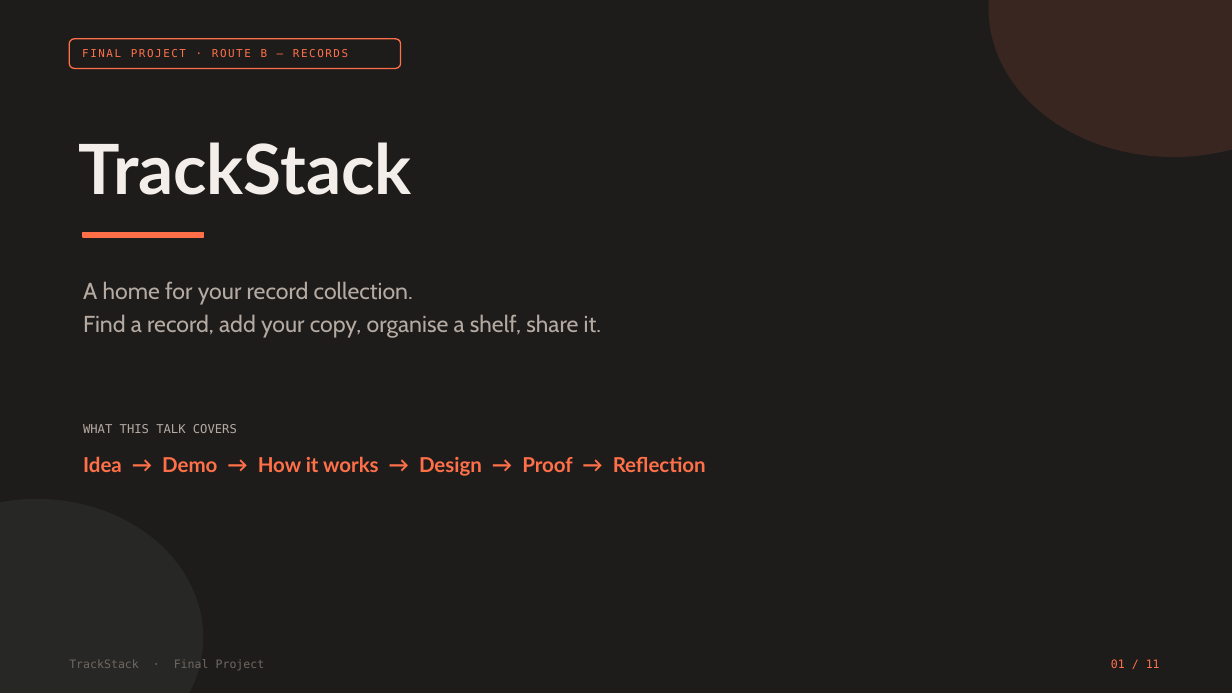
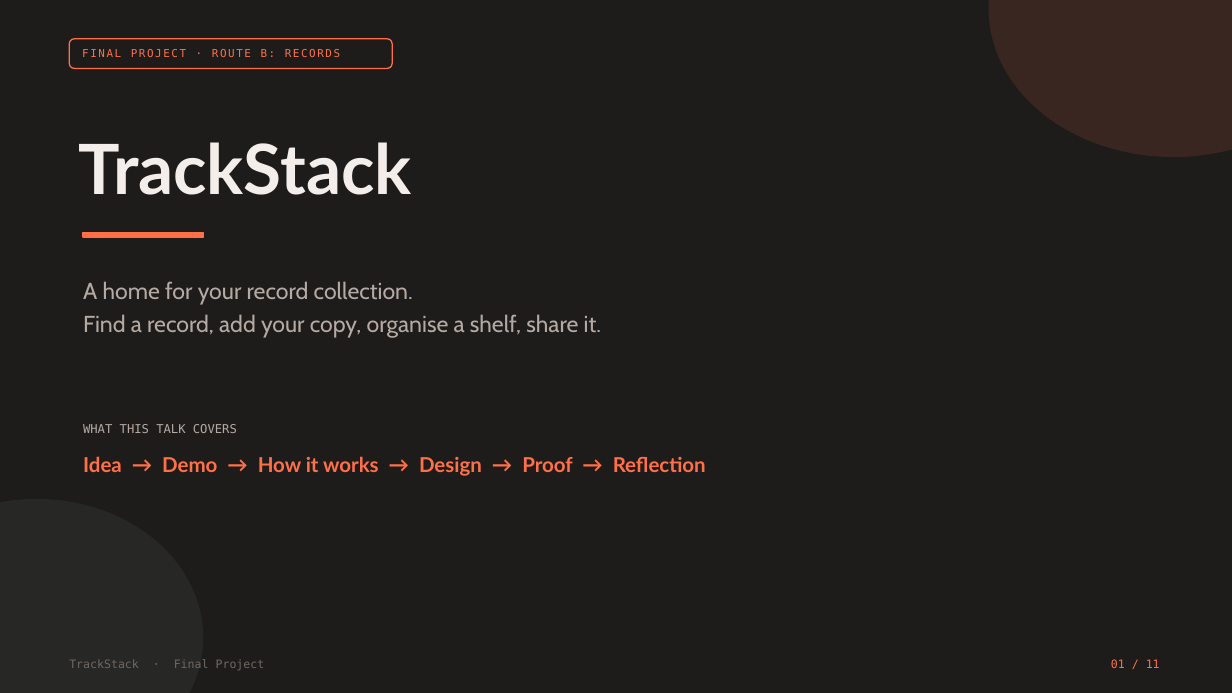
Before and after one commit to josephgreville/trackstack-v2, a slide deck: slide 1 of docs/presentation/TrackStack-Presentation.pptx. Drawn at 1232x693 pixels with LibreOffice and Linux fonts; fonts in the diff are those of the drawing. Boxes give left, top, right and bottom in pixels: in the first picture for what was removed or moved away, otherwise in the second. Text is boxed around its words. In the diff, an @@ line names an element or a change of style, - is before the commit and + after.

```diff
--- a/docs/presentation/TrackStack-Presentation.pptx
+++ b/docs/presentation/TrackStack-Presentation.pptx
@@ rounded rectangle resized from (x1=69, y1=39, x2=401, y2=68) to (x1=69, y1=39, x2=392, y2=68) @@
@@ text at (x1=82, y1=49, x2=340, y2=57): text changed @@
-FINAL PROJECT · ROUTE B — RECORDS
+FINAL PROJECT · ROUTE B: RECORDS
```
Also in this commit, not shown: 10 other slides changed, 19 other files.
